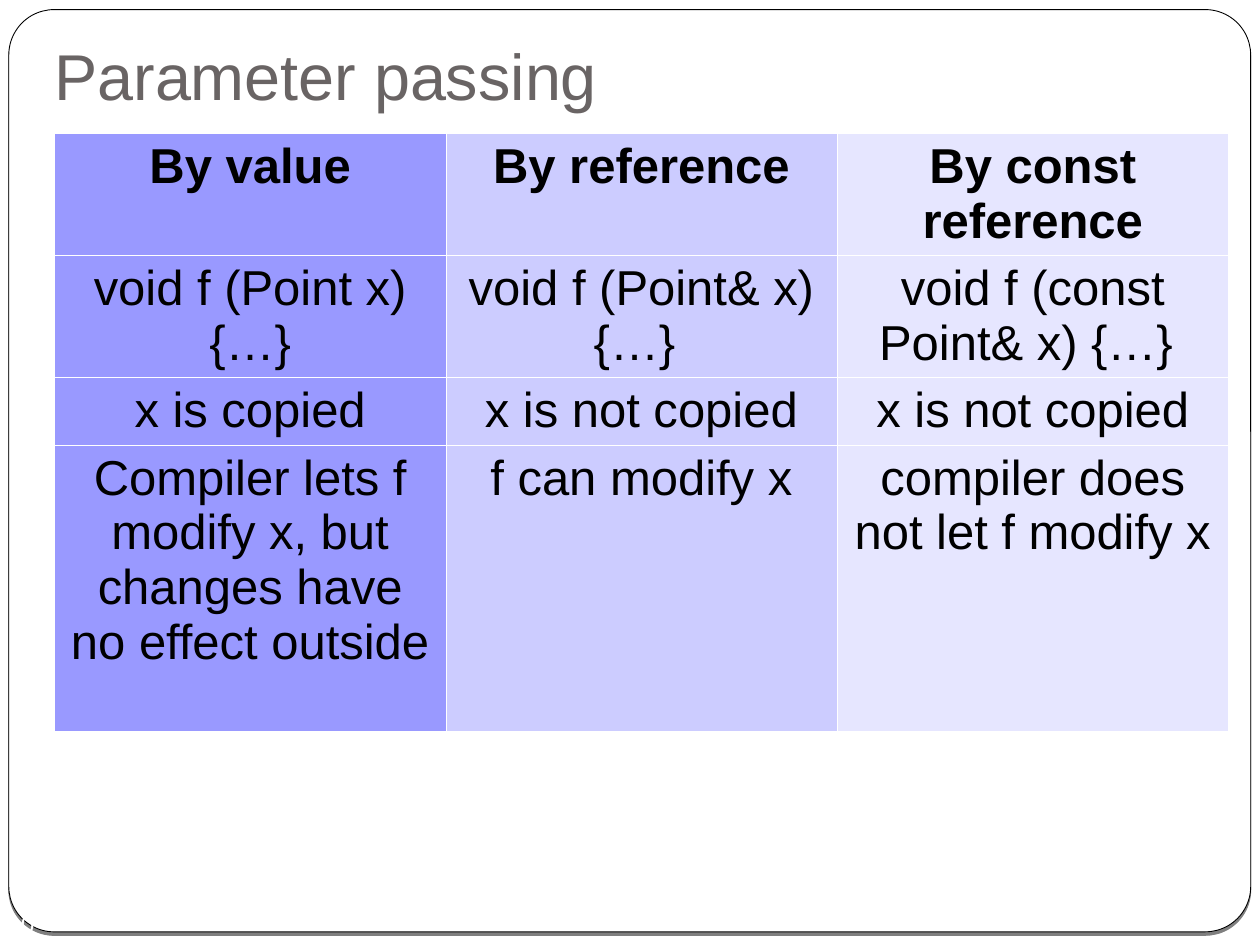
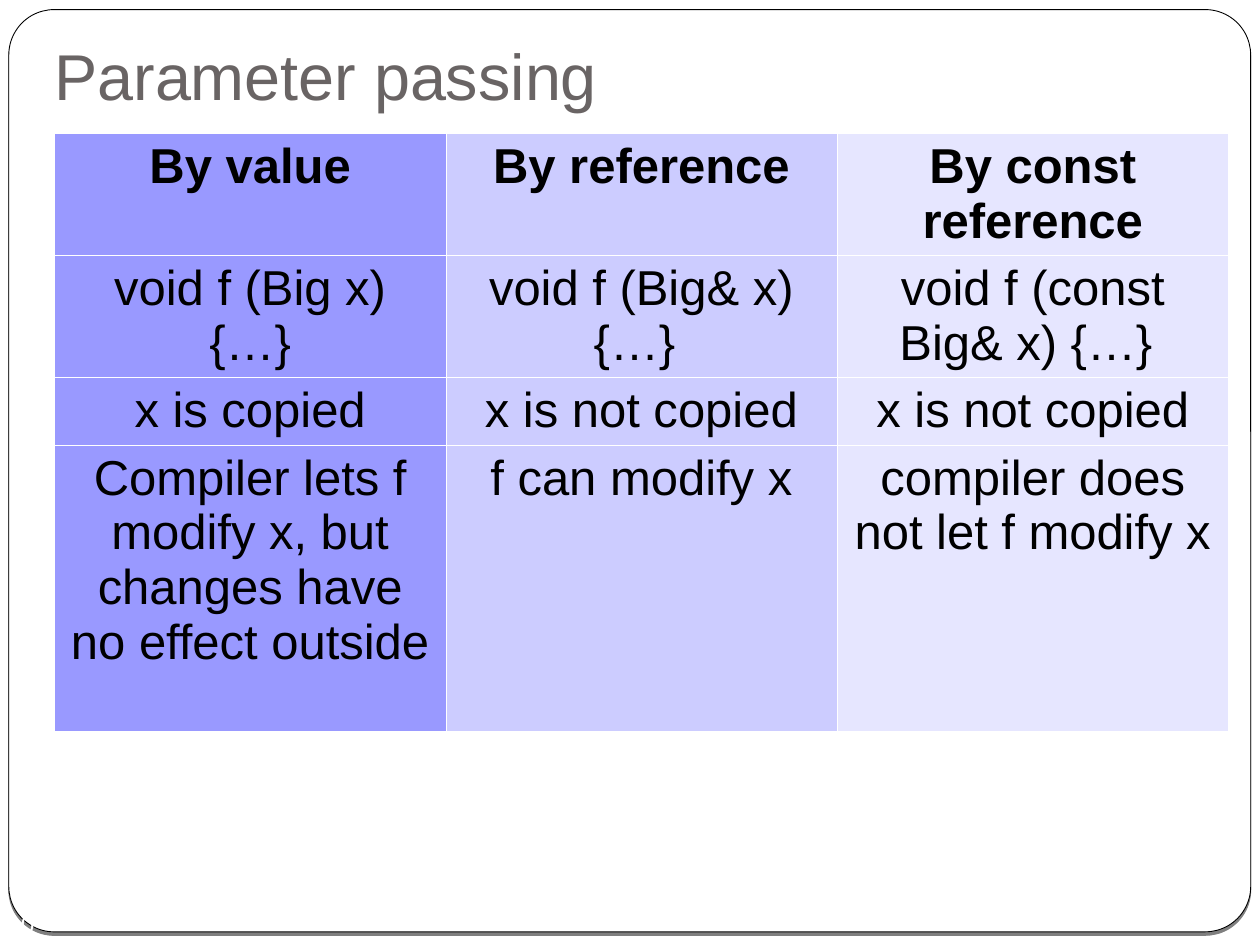
Before and after one commit to cpp-at-ariel/cpp-5780, a slide deck: slide 10 of 03-composition-references/slides-2-reference.odp. Drawn at 1260x945 pixels with LibreOffice and Linux fonts; fonts in the diff are those of the drawing. Boxes give left, top, right and bottom in pixels: in the first picture for what was removed or moved away, otherwise in the second. Text is boxed around its words. In the diff, an @@ line names an element or a change of style, - is before the commit and + after.

```diff
--- a/03-composition-references/slides-2-reference.odp
+++ b/03-composition-references/slides-2-reference.odp
@@ table at (54, 132, 1230, 731) @@
-row 2: void f (Point x) {…} | void f (Point& x) {…} | void f (const Point& x) {…}
+row 2: void f (Big x) {…} | void f (Big& x) {…} | void f (const Big& x) {…}
```
Also in this commit, not shown: 1 other slide changed, 10 other files.
